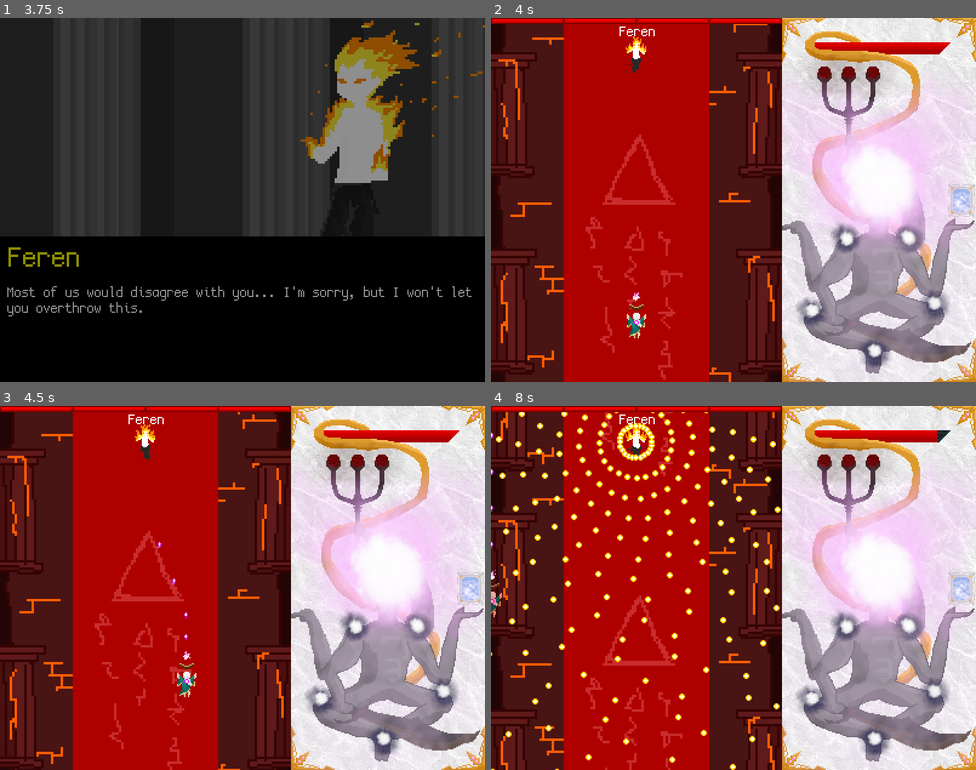
Above: before the commit, frames 1-4 (two rows, left to right).
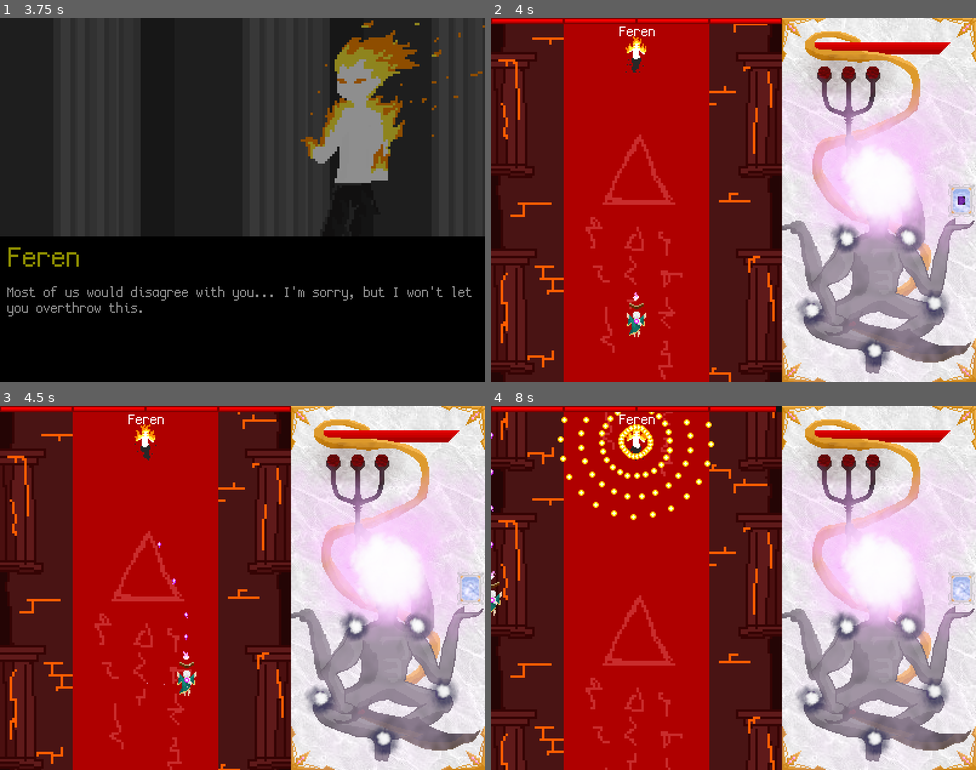
Above: after the commit, the same moments.

Repository: Voltinus/rimu
Game: Godot game, scene res://levels/LanguageSelector/LanguageSelector.tscn
Two runs of this game, one before a commit and one after it. Both use one fixed random seed, a clock stepped at 60 frames per second and the inputs below.
Inputs (mouse positions are in pixels of both pictures, inside the frame that each line leads up to):
- Up to frame 1 (3.75 s): click (242, 152) at 0.5 s; click "Story mode" at 1.25 s; tap Enter (dialogue_skip) at 2, 3.5 s; move the mouse to (349, 181) at 2.02 s; hold D (move_right) 2.03-2.78 s; tap E (use_book) at 2.1, 2.85, 3.6 s; click (349, 181) at 2.17 s; tap Space at 2.75 s; move the mouse to (145, 218) at 2.77 s; hold S (move_down) 2.78-3.53 s; click (145, 218) at 2.92 s; move the mouse to (291, 119) at 3.52 s; hold D (move_right) from 3.53 s (still down); click (291, 119) at 3.67 s
- Up to frame 2 (4 s): keep holding D (move_right)
- Up to frame 3 (4.5 s): move the mouse to (218, 660) at 4.27 s; release D (move_right) at 4.28 s; hold W (move_up) from 4.28 s (still down); tap E (use_book) at 4.35 s; click (218, 660) at 4.42 s
- Up to frame 4 (8 s): move the mouse to (879, 642) at 5.02 s; release W (move_up) at 5.03 s; hold A (move_left) 5.03-6.53 s; tap E (use_book) every 0.75 s from 5.1 to 7.35 s; click (879, 642) at 5.17 s; move the mouse to (588, 533) at 5.77 s; click (588, 533) at 5.92 s; move the mouse to (757, 588) at 6.52 s; hold S (move_down) 6.53-7.28 s; click (757, 588) at 6.67 s; move the mouse to (660, 497) at 7.27 s; hold D (move_right) from 7.28 s (still down); click (660, 497) at 7.42 s

Frame 1 is identical in both runs. In frame 2, 0.1% of the frame differs, in the area x 28-98%, y 49-88%; in frame 3, 0.1%; in frame 4, 3.5%, in the area x 0-95%, y 0-100%.

Commit message:
Fixed some issues
Fixed displaying enemies' hp, fixed saving and loading highscores, fixed fire wall damage, made player bullet stop with time, and changed Vada's color in dialogue.

Diff:
--- a/actors/Enemy/Enemy.gd
+++ b/actors/Enemy/Enemy.gd
@@ -34,7 +34,7 @@
 	($AnimatedSprite as AnimatedSprite).animation = element
 
 	var hps = {
-		'fire': 500,
+		'fire': 100,
 		'earth': 600,
 		'water': 700,
 		'air': 800,
@@ -42,6 +42,7 @@
 	}
 
 	max_hp = hps[element]
+	hp = max_hp
 
 	do_state()
 
@@ -68,6 +69,8 @@
 	($AnimationPlayer as AnimationPlayer).play('damage')
 	if hp == 0:
 		emit_signal('died')
+		Global.highscores[_element + '_highscore'] = 1
+		Global.save_highscores()
 		alive = false
 		if _element == 'fire' and get_parent().has_node('LavaWalls'):
 			($'../LavaWalls' as LavaWalls).slide_out()
--- a/actors/Player/Player.tscn
+++ b/actors/Player/Player.tscn
@@ -45,7 +45,7 @@
 } ]
 
 [sub_resource type="Gradient" id=7]
-colors = PoolColorArray( 1, 1, 1, 1, 0.988235, 0.592157, 1, 0.498039 )
+colors = PoolColorArray( 1, 1, 1, 1, 0.988235, 0.592157, 1, 0 )
 
 [sub_resource type="GradientTexture" id=8]
 gradient = SubResource( 7 )
@@ -95,6 +95,7 @@
 script = ExtResource( 1 )
 
 [node name="Sprite" type="Sprite" parent="."]
+position = Vector2( 0, -1 )
 texture = ExtResource( 2 )
 
 [node name="CollisionShape2D" type="CollisionShape2D" parent="."]
@@ -112,6 +113,7 @@
 [node name="AnimatedSprite" type="AnimatedSprite" parent="Flames"]
 position = Vector2( 0, -20 )
 frames = SubResource( 6 )
+frame = 2
 playing = true
 __meta__ = {
 "_edit_group_": true
@@ -121,10 +123,12 @@
 position = Vector2( 0.5, 0 )
 amount = 10
 lifetime = 1.5
+local_coords = false
 process_material = SubResource( 9 )
 
 [node name="Shield" type="AnimatedSprite" parent="."]
 visible = false
 frames = SubResource( 15 )
+frame = 1
 playing = true
 [connection signal="timeout" from="ShootTimer" to="." method="_on_ShootTimer_timeout"]
--- a/levels/Level1Fire/Enemy.gd
+++ b/levels/Level1Fire/Enemy.gd
@@ -35,7 +35,7 @@
 		{ "shooting": false },
 		{ "callback": "spawn_lava_walls" },
 		{ "label": "start" },
-		{ "callback": "triple_maze" },
+		{ "callback": "maze" },
 		{ "callback": "fire_lines" },
 		{ "next": "start" },
 	]
@@ -64,7 +64,7 @@
 		yield(get_tree().create_timer(0.5), 'timeout')
 	callback_ended = true
 
-func triple_maze():
+func maze():
 	shooting = false
 	for _i in range(10):
 		if not alive:
@@ -78,6 +78,10 @@
 			var vel = Vector2(0, 1)
 			var pos = Vector2(Global.game_width() * (0.05 + 0.0225*k), -3)
 			node.init(vel, pos, "flame")
+
+			var scale = randf() + 1.0
+			node.scale = Vector2(scale, scale)
+
 			get_parent().add_child(node)
 		yield(get_tree().create_timer(1), 'timeout')
 	callback_ended = true
--- a/levels/Level2Earth/Enemy.gd
+++ b/levels/Level2Earth/Enemy.gd
@@ -2,4 +2,4 @@
 
 
 func _ready():
-	states = []
+	pass
--- a/levels/Skirmish/Skirmish.gd
+++ b/levels/Skirmish/Skirmish.gd
@@ -2,12 +2,19 @@
 
 
 func _ready():
-	var highscores = Global.get_highscores()
-
 	for i in ['fire', 'earth', 'water', 'air', 'dark']:
-		var highscore: int = highscores[i + '_highscore']
+		var highscore: int = Global.highscores[i + '_highscore']
 		var button: Button = get_node('HBoxContainer/Button' + i.capitalize())
 
 		button.disabled = highscore == 0
 		(button.get_node('AnimatedSprite') as AnimatedSprite).visible = highscore > 0
 		(button.get_node('Lock') as Sprite).visible = highscore == 0
+
+
+func _on_ButtonFire_pressed():  Global.goto_scene('Level1Fire')
+func _on_ButtonEarth_pressed(): Global.goto_scene('Level2Earth')
+func _on_ButtonWater_pressed():	Global.goto_scene('Level3Water')
+func _on_ButtonAir_pressed():   Global.goto_scene('Level4Air')
+func _on_ButtonDark_pressed():  Global.goto_scene('Level5Dark')
+
+func _on_Return_pressed():      Global.goto_scene('MainMenu')
--- a/levels/Skirmish/Skirmish.tscn
+++ b/levels/Skirmish/Skirmish.tscn
@@ -136,6 +136,7 @@
 [node name="AnimatedSprite" type="AnimatedSprite" parent="HBoxContainer/ButtonFire"]
 position = Vector2( 20, 24 )
 frames = SubResource( 4 )
+frame = 1
 playing = true
 
 [node name="Lock" type="Sprite" parent="HBoxContainer/ButtonFire"]
@@ -154,6 +155,7 @@
 [node name="AnimatedSprite" type="AnimatedSprite" parent="HBoxContainer/ButtonEarth"]
 position = Vector2( 20, 24 )
 frames = SubResource( 8 )
+frame = 1
 playing = true
 
 [node name="Lock" type="Sprite" parent="HBoxContainer/ButtonEarth"]
@@ -172,7 +174,6 @@
 [node name="AnimatedSprite" type="AnimatedSprite" parent="HBoxContainer/ButtonWater"]
 position = Vector2( 20, 24 )
 frames = SubResource( 12 )
-frame = 2
 playing = true
 
 [node name="Lock" type="Sprite" parent="HBoxContainer/ButtonWater"]
@@ -191,7 +192,6 @@
 [node name="AnimatedSprite" type="AnimatedSprite" parent="HBoxContainer/ButtonAir"]
 position = Vector2( 20, 24 )
 frames = SubResource( 16 )
-frame = 2
 playing = true
 
 [node name="Lock" type="Sprite" parent="HBoxContainer/ButtonAir"]
@@ -210,6 +210,7 @@
 [node name="AnimatedSprite" type="AnimatedSprite" parent="HBoxContainer/ButtonDark"]
 position = Vector2( 25, 24 )
 frames = SubResource( 20 )
+frame = 2
 playing = true
 
 [node name="Lock" type="Sprite" parent="HBoxContainer/ButtonDark"]
@@ -217,3 +218,24 @@
 position = Vector2( 24, 24 )
 scale = Vector2( 0.08, 0.08 )
 texture = ExtResource( 6 )
+
+[node name="Return" type="Button" parent="."]
+anchor_left = 0.5
+anchor_top = 1.0
+anchor_right = 0.5
+anchor_bottom = 1.0
+margin_left = -50.0
+margin_top = -50.0
+margin_right = 50.0
+margin_bottom = -30.0
+mouse_default_cursor_shape = 2
+text = "RETURN"
+__meta__ = {
+"_edit_use_anchors_": false
+}
+[connection signal="pressed" from="HBoxContainer/ButtonFire" to="." method="_on_ButtonFire_pressed"]
+[connection signal="pressed" from="HBoxContainer/ButtonEarth" to="." method="_on_ButtonEarth_pressed"]
+[connection signal="pressed" from="HBoxContainer/ButtonWater" to="." method="_on_ButtonWater_pressed"]
+[connection signal="pressed" from="HBoxContainer/ButtonAir" to="." method="_on_ButtonAir_pressed"]
+[connection signal="pressed" from="HBoxContainer/ButtonDark" to="." method="_on_ButtonDark_pressed"]
+[connection signal="pressed" from="Return" to="." method="_on_Return_pressed"]
--- a/misc/Global.gd
+++ b/misc/Global.gd
@@ -1,33 +1,34 @@
 extends Node
+
+var highscores = {
+	'fire_highscore':  0,
+	'earth_highscore': 0,
+	'water_highscore': 0,
+	'air_highscore':   0,
+	'dark_highscore':  0
+}
 
 func _ready():
 	randomize()
 	var save_game := File.new()
 	if not save_game.file_exists("user://highscores.save"):
-		var _ret = save_game.open("user://highscores.save", File.WRITE)
-		var dict = {
-			'fire_highscore':  0,
-			'earth_highscore': 0,
-			'water_highscore': 0,
-			'air_highscore':   0,
-			'dark_highscore':  0
-		}
-		save_game.store_line(to_json(dict))
+		save_highscores()
+	else:
+		load_highscores()
 	save_game.close()
 
-func get_highscores() -> Dictionary:
+func load_highscores() -> void:
 	var save_game := File.new()
 	var _ret = save_game.open("user://highscores.save", File.READ)
-	var dict = parse_json(save_game.get_line())
-	return dict
+	highscores = parse_json(save_game.get_line())
 
-func set_highscores(dict: Dictionary) -> void:
+func save_highscores() -> void:
 	var dir = Directory.new()
 	dir.remove("user://highscores.save")
 
 	var save_game := File.new()
 	var _ret = save_game.open("user://highscores.save", File.WRITE)
-	save_game.store_line(to_json(dict))
+	save_game.store_line(to_json(highscores))
 
 func _process(_delta):
 	if Input.is_action_just_pressed('toggle_fullscreen'):
@@ -67,9 +68,8 @@
 	get_tree().call_group('should_stop_with_time', 'time_stopped')
 	yield(get_tree().create_timer(t), 'timeout')
 	time_stopped = false
-	pass
 
-var player_book: String = ''
+var player_book: String = 'dark'
 
 var bullets_avoid_player = false
 
--- a/misc/Transition/Transition.gd
+++ b/misc/Transition/Transition.gd
@@ -15,8 +15,6 @@
 
 	if get_tree().change_scene("res://levels/%s/%s.tscn" % [scn, scn]) != OK:
 		print("Changing scene not OK!")
-	else:
-		print("Scene changed to " + scn)
 
 	color_rect.color = Color(0, 0, 0, 1)
 
--- a/misc/translations.csv
+++ b/misc/translations.csv
@@ -2,7 +2,8 @@
 STORY_MODE;Story mode;Tryb historii;Historio reĝimo
 SKIRMISH;Skirmish;Potyczka;Bataleto
 MAIN_MENU;Main menu;Menu główne;Ĉefa menuo
-EXIT;Exit;Wyjście;Foriri
+EXIT;Exit;Wyjście;Foriru
+RETURN;Return;Wróć;Revenu
 THE_LEGEND_OF;The legend of;Legenda;La legendo de
 ERROR;Error;Błąd;Eraro
 ERROR_MSG;You shouldn’t be able to see this. Please report it to the game creators.;Ten komunikat nie powinien się pojawić.;Tiu komunikaĵo ne devas aperi. Bonvolu, raporti tio al la
--- a/objects/EnemyBullet/EnemyBullet.tscn
+++ b/objects/EnemyBullet/EnemyBullet.tscn
@@ -25,14 +25,14 @@
 
 [sub_resource type="SpriteFrames" id=4]
 animations = [ {
+"frames": [ ExtResource( 1 ) ],
+"loop": true,
+"name": "fire",
+"speed": 5.0
+}, {
 "frames": [ ExtResource( 3 ) ],
 "loop": true,
 "name": "dark",
-"speed": 5.0
-}, {
-"frames": [ ExtResource( 1 ) ],
-"loop": true,
-"name": "fire",
 "speed": 5.0
 }, {
 "frames": [ SubResource( 1 ), SubResource( 2 ), SubResource( 3 ) ],
@@ -45,19 +45,19 @@
 "name": "water",
 "speed": 5.0
 }, {
+"frames": [ ExtResource( 6 ) ],
+"loop": true,
+"name": "air",
+"speed": 5.0
+}, {
 "frames": [ ExtResource( 5 ) ],
 "loop": true,
 "name": "earth",
 "speed": 5.0
-}, {
-"frames": [ ExtResource( 6 ) ],
-"loop": true,
-"name": "air",
-"speed": 5.0
 } ]
 
 [sub_resource type="CircleShape2D" id=5]
-radius = 2.5
+radius = 2.53728
 
 [node name="EnemyBullet" type="Area2D" groups=[
 "enemy_bullets",
@@ -71,6 +71,6 @@
 playing = true
 
 [node name="CollisionShape2D" type="CollisionShape2D" parent="."]
-position = Vector2( -0.5, -0.5 )
+position = Vector2( 0.5, 0.5 )
 shape = SubResource( 5 )
 [connection signal="body_entered" from="." to="." method="_on_EnemyBullet_body_entered"]
--- a/objects/LavaWalls/LavaWalls.gd
+++ b/objects/LavaWalls/LavaWalls.gd
@@ -2,7 +2,7 @@
 class_name LavaWalls
 
 
-var counter := 0
+var counter := 0.0
 var delay := 0.5
 
 
@@ -12,11 +12,9 @@
 
 func _process(delta):
 	counter += delta
-	if get_parent().has_node("Player") and counter >= delay:
-		var Player = get_parent().get_node("Player")
-		if Player != null and overlaps_body(Player):
-			Player.hit(1)
-			counter = 0
+	if player_inside and counter >= delay:
+		get_tree().call_group('player', 'hit', 1)
+		counter = 0
 
 
 signal slided
@@ -37,3 +35,16 @@
 		yield(get_tree().create_timer(0.01), "timeout")
 
 	self.queue_free()
+
+
+var player_inside = false
+
+
+func _on_LavaWalls_body_entered(body):
+	if body.name == 'Player':
+		player_inside = true
+
+
+func _on_LavaWalls_body_exited(body):
+	if body.name == 'Player':
+		player_inside = false
--- a/objects/LavaWalls/LavaWalls.tscn
+++ b/objects/LavaWalls/LavaWalls.tscn
@@ -25,3 +25,5 @@
 [node name="WallRight" type="CollisionShape2D" parent="."]
 position = Vector2( 220, 150 )
 shape = SubResource( 2 )
+[connection signal="body_entered" from="." to="." method="_on_LavaWalls_body_entered"]
+[connection signal="body_exited" from="." to="." method="_on_LavaWalls_body_exited"]
--- a/objects/PlayerBullet/PlayerBullet.gd
+++ b/objects/PlayerBullet/PlayerBullet.gd
@@ -28,6 +28,6 @@
 
 
 func time_stopped():
-	($AnimatedSprite as AnimatedSprite).stop()
+	($AnimatedSprite as AnimatedSprite).playing = false
 	while Global.time_stopped: yield(get_tree().create_timer(0.01), 'timeout')
-	($AnimatedSprite as AnimatedSprite).play(bullet_type)
+	($AnimatedSprite as AnimatedSprite).playing = true
--- a/objects/PlayerBullet/PlayerBullet.tscn
+++ b/objects/PlayerBullet/PlayerBullet.tscn
@@ -1,11 +1,11 @@
-[gd_scene load_steps=9 format=2]
+[gd_scene load_steps=12 format=2]
 
 [ext_resource path="res://objects/PlayerBullet/bullet_player.png" type="Texture" id=1]
 [ext_resource path="res://objects/PlayerBullet/PlayerBullet.gd" type="Script" id=2]
 [ext_resource path="res://objects/PlayerBullet/bullet_player_round.png" type="Texture" id=3]
 
 [sub_resource type="RectangleShape2D" id=1]
-extents = Vector2( 2, 3 )
+extents = Vector2( 1.5, 2.5 )
 
 [sub_resource type="AtlasTexture" id=2]
 atlas = ExtResource( 1 )
@@ -29,8 +29,23 @@
 "frames": [ SubResource( 2 ), SubResource( 3 ), SubResource( 4 ) ],
 "loop": true,
 "name": "default",
-"speed": 5.0
+"speed": 20.0
 } ]
+
+[sub_resource type="Gradient" id=6]
+colors = PoolColorArray( 1, 1, 1, 1, 1, 0, 1, 0 )
+
+[sub_resource type="GradientTexture" id=7]
+gradient = SubResource( 6 )
+
+[sub_resource type="ParticlesMaterial" id=8]
+emission_shape = 1
+emission_sphere_radius = 1.0
+flag_disable_z = true
+gravity = Vector3( 0, 10, 0 )
+orbit_velocity = 0.0
+orbit_velocity_random = 0.0
+color_ramp = SubResource( 7 )
 
 [node name="PlayerBullet" type="Area2D"]
 collision_layer = 4
@@ -43,6 +58,14 @@
 
 [node name="AnimatedSprite" type="AnimatedSprite" parent="."]
 frames = SubResource( 5 )
-animation = "round"
+frame = 2
 playing = true
+
+[node name="Particles2D" type="Particles2D" parent="."]
+visible = false
+position = Vector2( 0.5, 0.5 )
+amount = 50
+lifetime = 1.5
+local_coords = false
+process_material = SubResource( 8 )
 [connection signal="body_entered" from="." to="." method="_on_PlayerBullet_body_entered"]
--- a/templates/Dialogue/Dialogue.gd
+++ b/templates/Dialogue/Dialogue.gd
@@ -17,7 +17,7 @@
 var name_colors: Dictionary = {
 	"Rimu":   Color.mediumturquoise,
 	"Feren":  Color.yellow,
-	"Vada":   Color.blue,
+	"Vada":   Color.cornflower,
 	"Aria":   Color.gray,
 	"Lili":   Color.darkgreen,
 	"Darek'h": Color.darkred
--- a/templates/Level/Level.gd
+++ b/templates/Level/Level.gd
@@ -40,7 +40,7 @@
 
 func _on_Enemy_died():
 	($ScrollingBackground as ScrollingBackground).stop_scrolling()
-	$BookSpawner.stop()
+	($BookSpawner as Timer).stop()
 	if _element == 'fire' and has_node('LavaWalls'):
 		($LavaWalls as LavaWalls).slide_out()
 
--- a/templates/ScrollingBackground/ScrollingBackground.gd
+++ b/templates/ScrollingBackground/ScrollingBackground.gd
@@ -24,6 +24,7 @@
 	scrolling = true
 
 func _process(delta):
+	if Global.time_stopped: return
 	position.y += delta * _step
 	if position.y > Global.game_height():
 		position.y -= Global.game_height()
Binary file changed: misc/translations.en.translation
Binary file changed: misc/translations.eo.translation
Binary file changed: misc/translations.pl.translation
